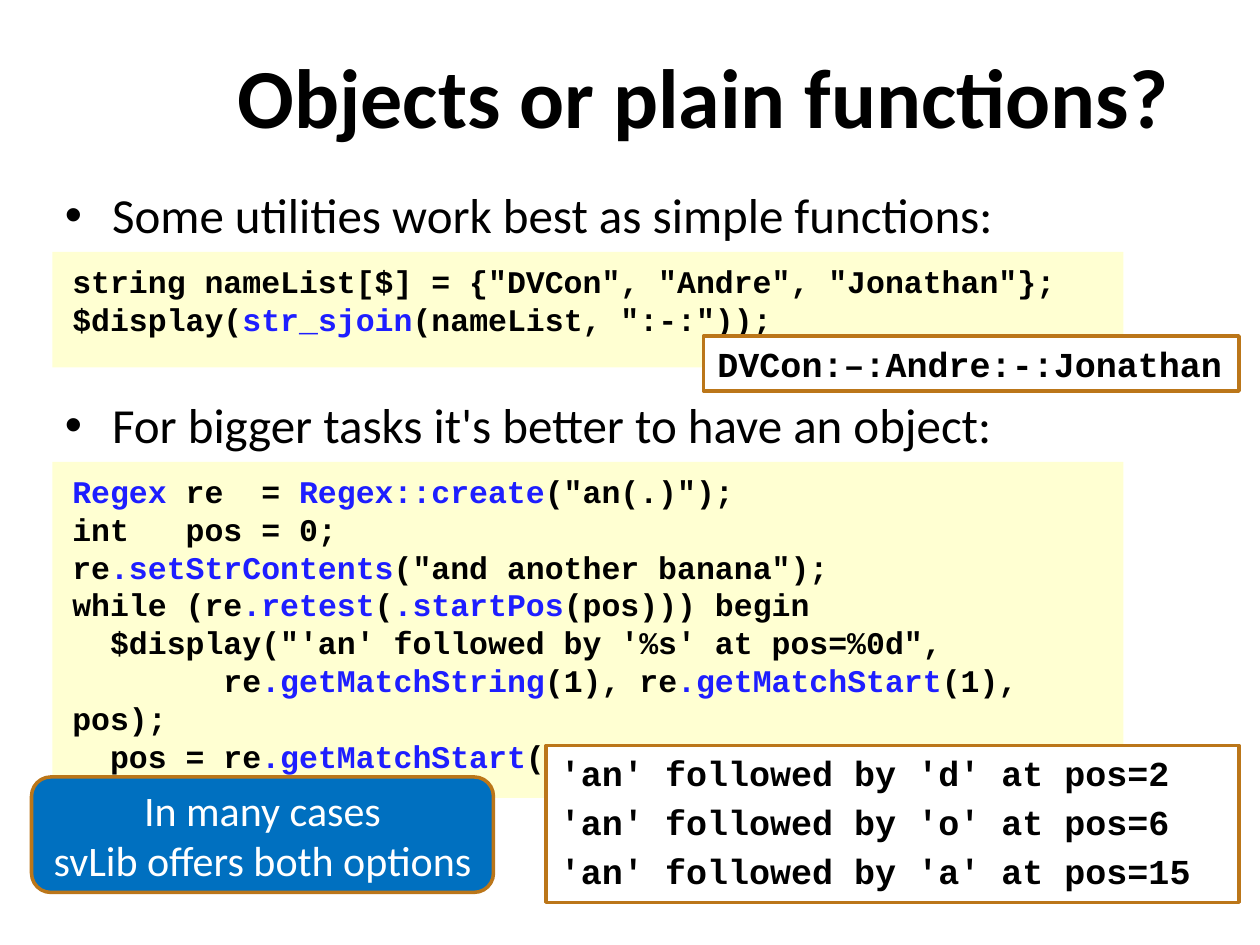
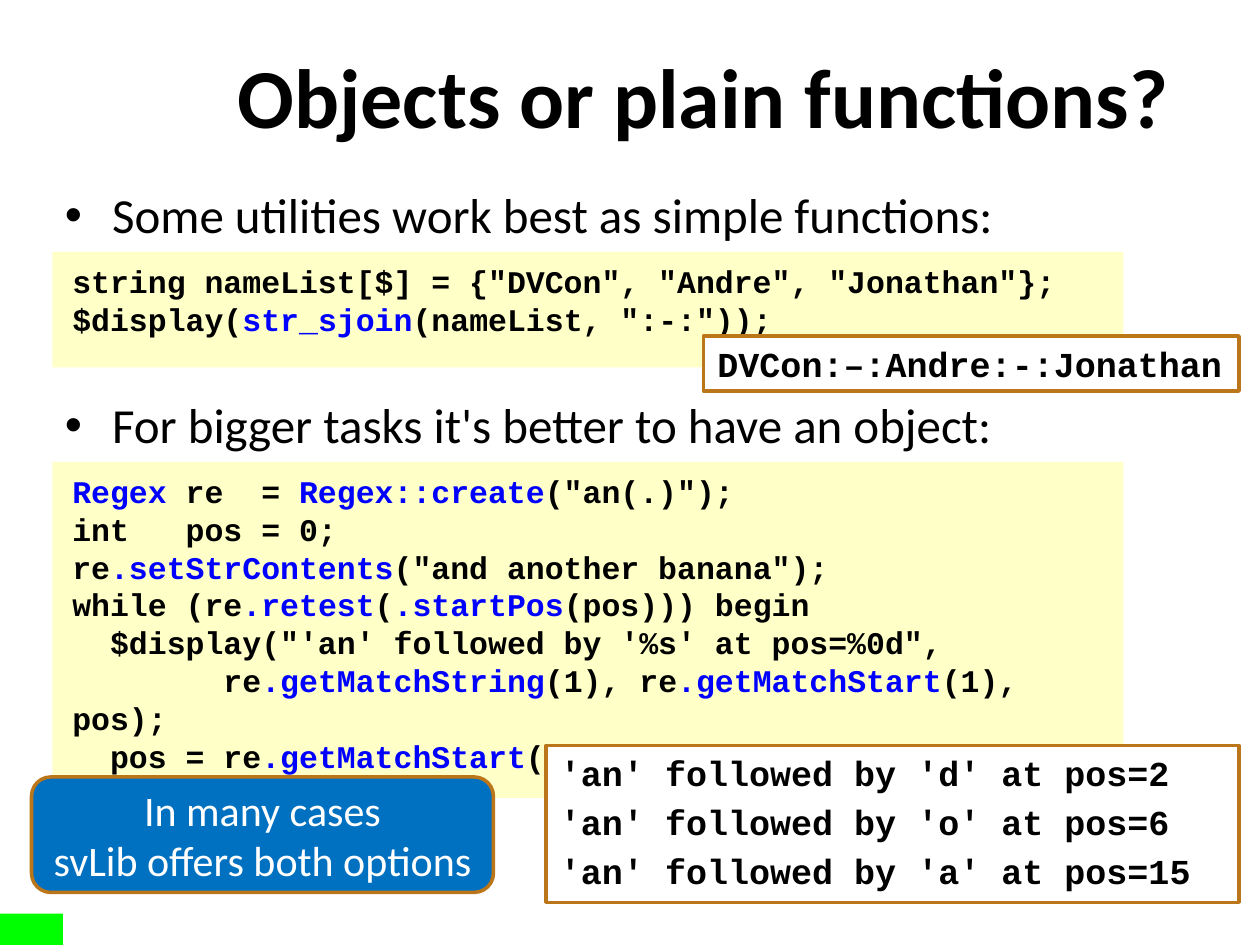
Before and after one commit to xiaoweish/svlib, a slide deck: slide 11 of svlib/doc/163-aq602-latest-draft.pptm. Drawn at 1260x945 pixels with LibreOffice and Linux fonts; fonts in the diff are those of the drawing; background and template pictures are left out. Boxes give left, top, right and bottom in pixels: in the first picture for what was removed or moved away, otherwise in the second. Text is boxed around its words. In the diff, an @@ line names an element or a change of style, - is before the commit and + after.

```diff
--- a/svlib/doc/163-aq602-latest-draft.pptm
+++ b/svlib/doc/163-aq602-latest-draft.pptm
@@ rectangle "string nameList[$] = {"DVCon", "Andre", ..." at [53, 252, 1124, 368]: fill #FFFFD2 to #FFFFC8 @@
@@ text in rectangle at [72, 308, 601, 338]: text colour #1E1EFF to #0000FF in "$display(str_sjoin(nameList," @@
@@ rectangle "Regex re = Regex::create("an(.)");" at [53, 462, 1124, 799]: fill #FFFFD2 to #FFFFC8 @@
@@ text in rectangle at [72, 480, 1036, 777]: text colour #1E1EFF to #0000FF in "Regex Regex::create("an(.)");", "re.setStrContents("and", "(re.retest(.startPos(pos)))", "re.getMatchString(1), re.getMatchStart(1)," and 1 more places @@
@@ rectangle added at [0, 914, 63, 945], fill #00FF00 @@
```
Also in this commit, not shown: 16 other slides changed.
